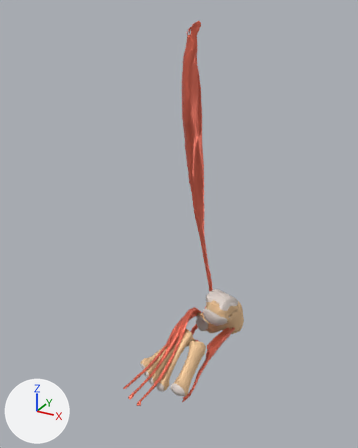
A saved change to the glTF model public/muscle/models/foot.glb.
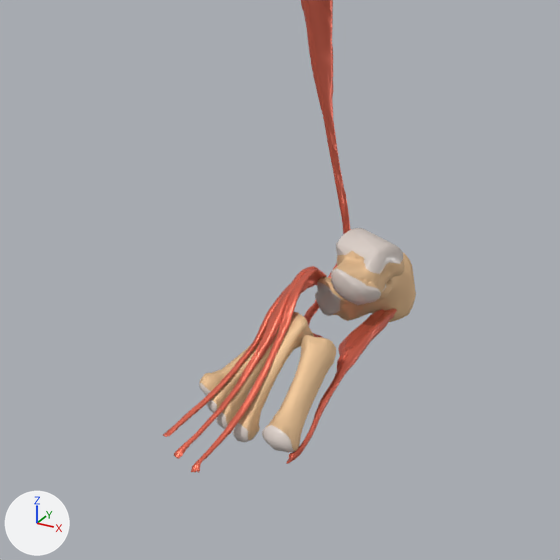
There are two pictures of each version: one whole from a camera (50 mm lens) standing at (0.142, -0.465, 0.422) and looking at (-0.1, -0.025, 0.203), one close up on the part from 13% to 87% of the width and 40% to 100% of the height. Arrows for +X, +Y and +Z are at lower left; the lights stay in place. The first two pictures are the older version.

In view in the first close-up: 'bone_calcaneus', 'bone_metatarsals', 'bone_talus', 'muscle_abductor_hallucis', 'muscle_extensor_digitorum_brevis', 'muscle_peroneus_longus'.
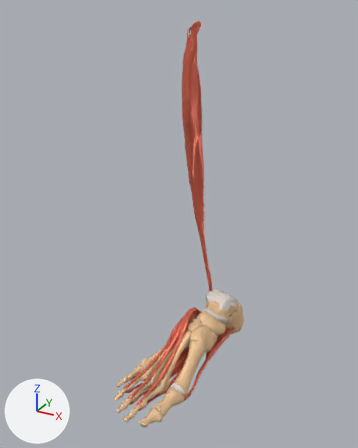
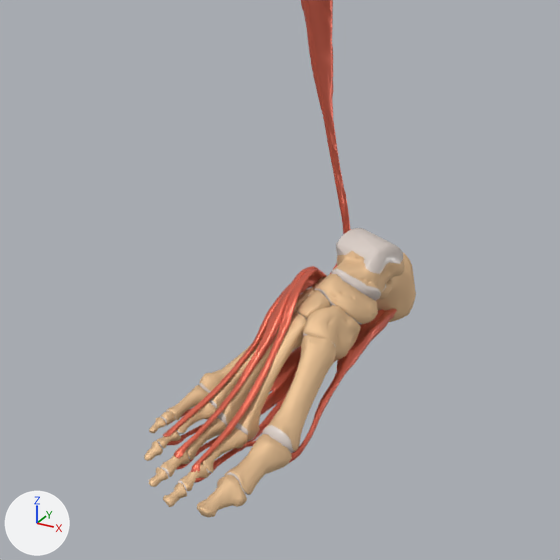
Pixel boxes [x1, y1, x2, y2] of what changed, in the close-ups (560 x 560 px):
'bone_phalanges_foot', added: after [144, 385, 292, 517]
    faces in mat_bone (beige #e7c397): [144, 385, 292, 517]
    faces in mat_cartilage (light grey #d9cec7): [158, 410, 250, 496]
'bone_tarsals', added: after [294, 274, 378, 361]
    faces in mat_bone (beige #e7c397): [294, 274, 378, 361]
'muscle_flexor_digitorum_brevis', added: after [167, 324, 360, 483]
'muscle_lumbricals_foot', added (mostly hidden): after [243, 440, 256, 447]

Diff of the bpy script that builds the scene:
```diff
--- a/public/muscle/models/foot.glb.py
+++ b/public/muscle/models/foot.glb.py
@@ me_muscle_lumbricals_foot @@
+me_muscle_lumbricals_foot.from_pydata(...)  # 416 vertices, 836 faces; spans x -0.0885..-0.0728, y -0.0885..0.0057, z 0.0129..0.0333
+me_muscle_lumbricals_foot.materials.append(mat_muscles)  # red #e76e57
@@ me_muscle_flexor_digitorum_brevis @@
+me_muscle_flexor_digitorum_brevis.from_pydata(...)  # 3222 vertices, 6448 faces; spans x -0.144..-0.065, y -0.12..0.069, z 0.007..0.027
+me_muscle_flexor_digitorum_brevis.materials.append(mat_muscles)  # red #e76e57
@@ me_bone_phalanges_foot @@
+me_bone_phalanges_foot.from_pydata(...)  # 2712 vertices, 5368 faces; spans x -0.1464..-0.0609, y -0.1373..-0.055, z 0.0092..0.0291
+# faces by material slot: [4196, 1172]
+me_bone_phalanges_foot.materials.append(mat_bone)  # beige #e7c397
+me_bone_phalanges_foot.materials.append(mat_cartilage)  # light grey #d9cec7
@@ me_bone_tarsals @@
+me_bone_tarsals.from_pydata(...)  # 1889 vertices, 3758 faces; spans x -0.1118..-0.0527, y -0.032..0.0235, z 0.0294..0.076
+# faces by material slot: [2860, 898]
+me_bone_tarsals.materials.append(mat_bone)  # beige #e7c397
+me_bone_tarsals.materials.append(mat_cartilage)  # light grey #d9cec7
@@ ob_muscle_lumbricals_foot @@
+ob_muscle_lumbricals_foot = bpy.data.objects.new('muscle_lumbricals_foot', me_muscle_lumbricals_foot)
+ob_muscle_lumbricals_foot.location = (0.0, 0.0, 0.0)
@@ ob_muscle_flexor_digitorum_brevis @@
+ob_muscle_flexor_digitorum_brevis = bpy.data.objects.new('muscle_flexor_digitorum_brevis', me_muscle_flexor_digitorum_brevis)
+ob_muscle_flexor_digitorum_brevis.location = (0.0, 0.0, 0.0)
@@ ob_bone_phalanges_foot @@
+ob_bone_phalanges_foot = bpy.data.objects.new('bone_phalanges_foot', me_bone_phalanges_foot)
+ob_bone_phalanges_foot.location = (0.0, 0.0, 0.0)
@@ ob_bone_tarsals @@
+ob_bone_tarsals = bpy.data.objects.new('bone_tarsals', me_bone_tarsals)
+ob_bone_tarsals.location = (0.0, 0.0, 0.0)
```
